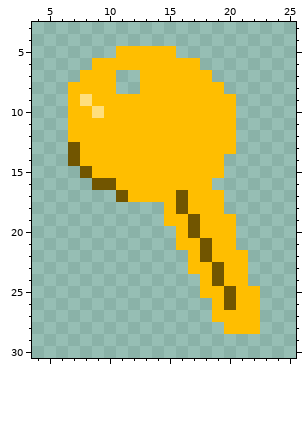
Two versions of one pixel-art sprite, Assets/Resources/Sprites/Items/padlock_key.png. That is the earlier state.
The file is 32x32 pixels. Shown: x 4..25, y 3..30.
After:
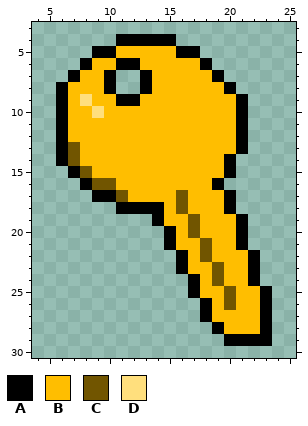
Palette (. is transparent): A #000000  B #ffbe00  C #715500  D #ffdf7d
The exact change:
@@ x 4..25 @@
  3 ......................
- 4 ......................
- 5 .......BBBBB..........
- 6 .....BBBBBBBBB........
- 7 ....BBB..BBBBBB.......
- 8 ...BBBB..BBBBBBB......
- 9 ...BDBBBBBBBBBBBB.....
-10 ...BBDBBBBBBBBBBB.....
-11 ...BBBBBBBBBBBBBB.....
-12 ...BBBBBBBBBBBBBB.....
-13 ...CBBBBBBBBBBBBB.....
-14 ...CBBBBBBBBBBBB......
-15 ....CBBBBBBBBBBB......
-16 .....CCBBBBBBBB.......
-17 .......CBBBBCBBB......
-18 ...........BCBBB......
-19 ...........BBCBBB.....
-20 ............BCBBB.....
-21 ............BBCBB.....
-22 .............BCBBB....
-23 .............BBCBB....
-24 ..............BCBB....
-25 ..............BBCBB...
-26 ...............BCBB...
-27 ...............BBBB...
-28 ................BBB...
-29 ......................
+ 4 .......AAAAA..........
+ 5 .....AABBBBBAA........
+ 6 ....ABBAABBBBBA.......
+ 7 ...ABBA..ABBBBBA......
+ 8 ..ABBBA..ABBBBBBA.....
+ 9 ..ABDBBAABBBBBBBBA....
+10 ..ABBDBBBBBBBBBBBA....
+11 ..ABBBBBBBBBBBBBBA....
+12 ..ABBBBBBBBBBBBBBA....
+13 ..ACBBBBBBBBBBBBBA....
+14 ..ACBBBBBBBBBBBBA.....
+15 ...ACBBBBBBBBBBBA.....
+16 ....ACCBBBBBBBBA......
+17 .....AACBBBBCBBBA.....
+18 .......AAAABCBBBA.....
+19 ..........ABBCBBBA....
+20 ...........ABCBBBA....
+21 ...........ABBCBBA....
+22 ............ABCBBBA...
+23 ............ABBCBBA...
+24 .............ABCBBA...
+25 .............ABBCBBA..
+26 ..............ABCBBA..
+27 ..............ABBBBA..
+28 ...............ABBBA..
+29 ................AAAA..
 30 ......................
